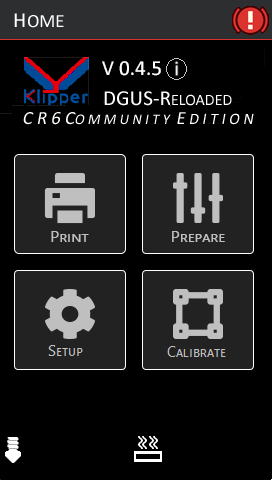
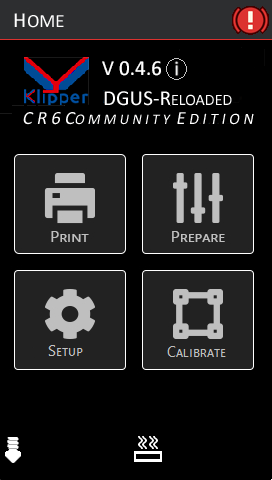
Comparing the layer stacks of the two 272 x 480 images. Changes:
painted on "VERSION" over bbox(152, 61, 161, 76)
